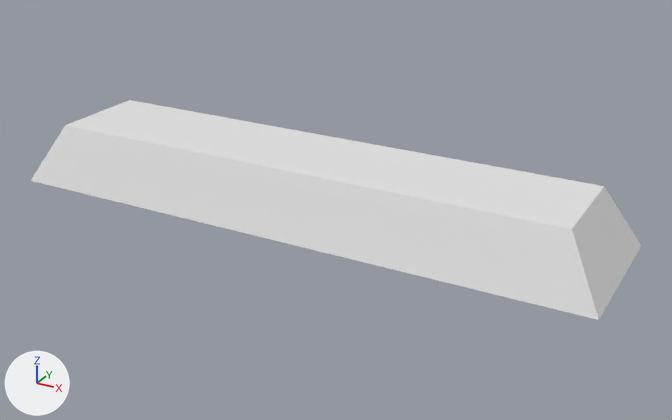
An edit to the FBX model UnholySource/Assets/Models/Scenario/School/Lights/interior_school_lights_00.fbx, drawn before and after from the same camera.
Before and after are seen from a 50 mm lens placed at (1.413, -2.405, 1.124), pointed at (0.086, 0.007, -0.082). The lights are fixed; the arrows at lower left show +X, +Y and +Z.
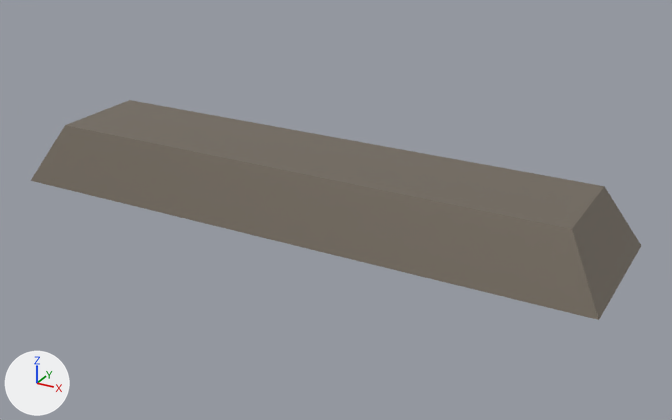
Location of each change, [x1, y1, x2, y2] in pixels of the pictures (672 x 420 px):
part 1 of me_cube_005, recoloured (white to grey)
    both: [31, 100, 604, 320]
part 2 of me_cube_005, recoloured
    both: [572, 186, 641, 319]

The change, as a list of edits to the scene's bpy script:
```text
Add mat_light_emissive:
    mat_light_emissive = principled_material('light_emissive')
    mat_light_emissive.base_color = (0.8, 0.8, 0.8)  # white #e7e7e7
Add mat_light_metal:
    mat_light_metal = principled_material('light_metal')
    mat_light_metal.base_color = (0.22, 0.188, 0.15)  # brown #81786c
    mat_light_metal.metallic = 0.4
Add mat_light_metal_2:
    mat_light_metal_2 = principled_material('light_metal_2')
    mat_light_metal_2.base_color = (0.0683, 0.0683, 0.0683)  # dark grey #4a4a4a
Change me_cube_005:
    where me_cube_005.from_pydata(...)  # 60 vertices, 54 faces; spans x -1.0..1.0, y -0.25..0.25, z -0.1..0.1
    used by ob_cube; location = (0.0, 0.0, 0.0)
    me_cube_005 part 1: all 6 faces centred in x 0.0, y -0.21..0.21, z -0.06..0.1 switch from no material to mat_light_metal (brown #81786c)
    me_cube_005 part 2: all 2 faces centred in x 0.94..0.96, y 0.0, z -0.06..0.0 switch from no material to mat_light_metal (brown #81786c)
    add me_cube_005.materials.append(mat_light_emissive)  # white #e7e7e7
    add me_cube_005.materials.append(mat_light_metal_2)  # dark grey #4a4a4a
```
